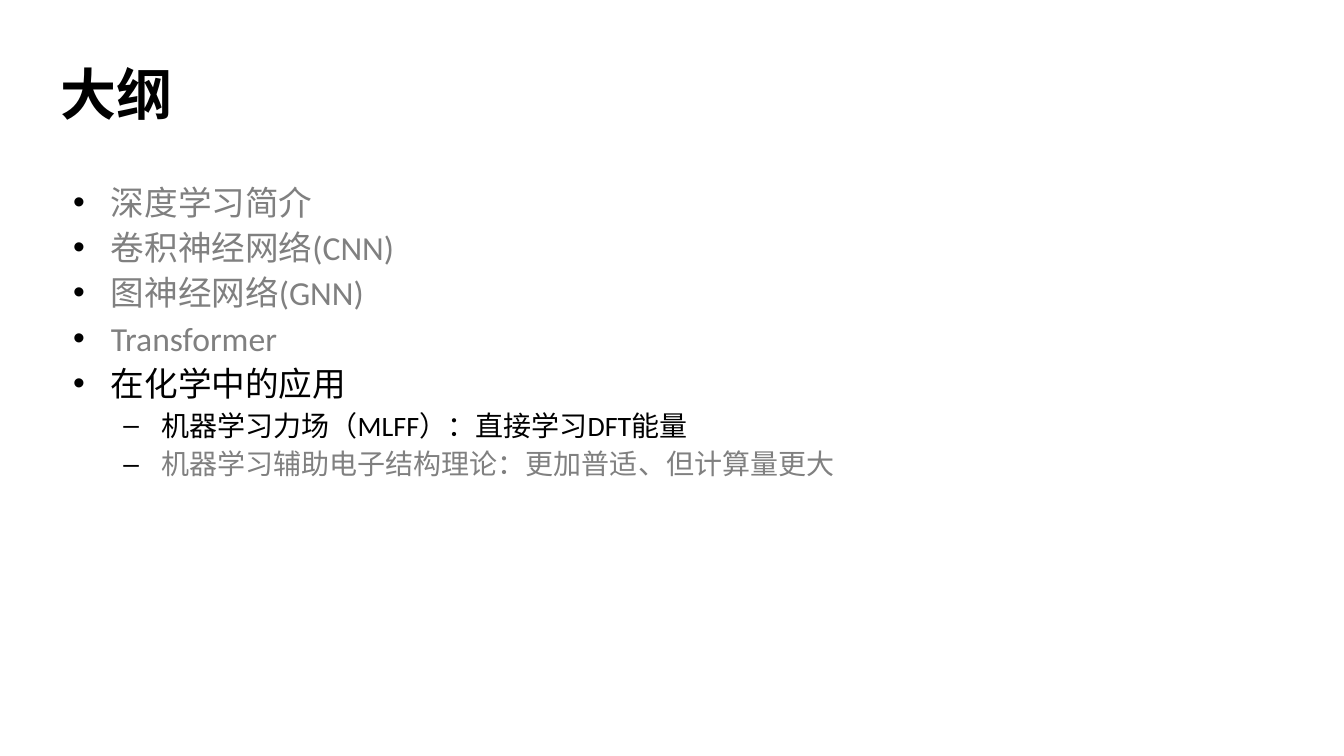
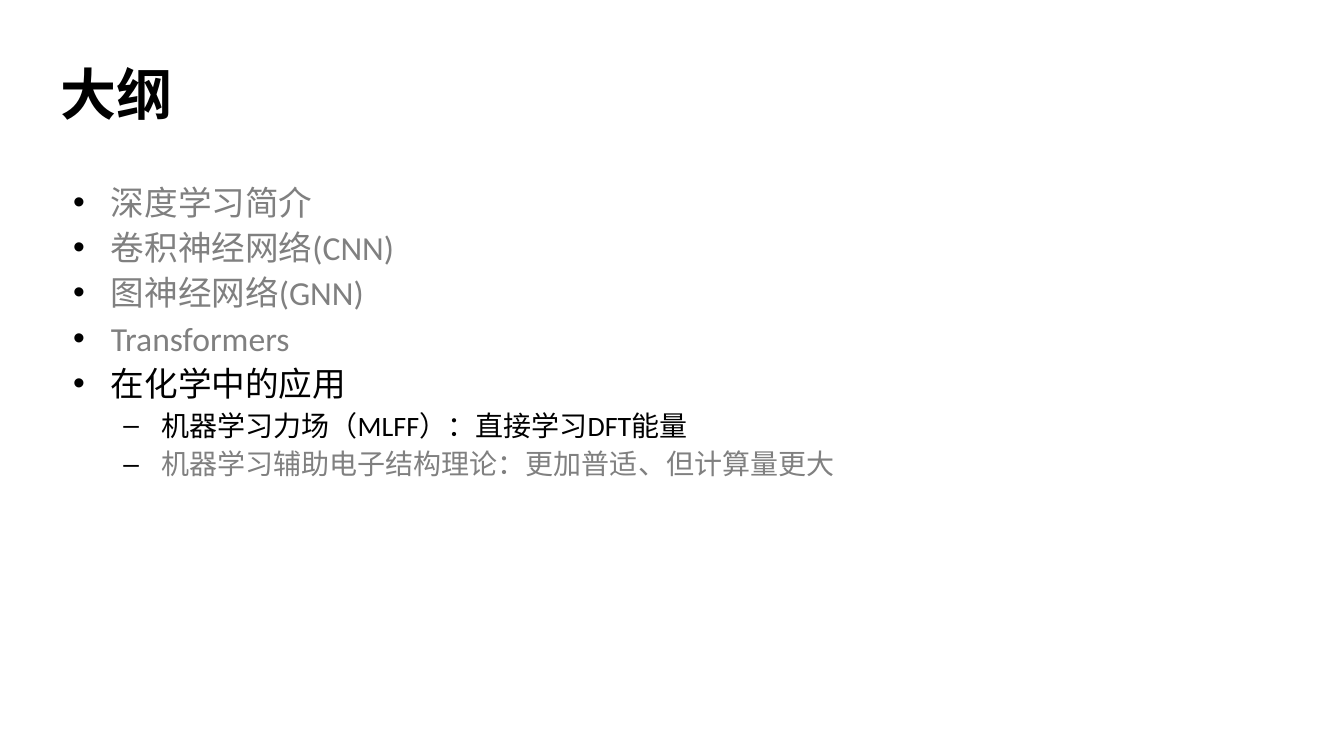
Before and after one commit to zhendongli2008/DeepLearning, a slide deck: slide 2 of 5 AI4Chemistry.pptx. Drawn at 1344x756 pixels with LibreOffice and Linux fonts; fonts in the diff are those of the drawing. Boxes give left, top, right and bottom in pixels: in the first picture for what was removed or moved away, otherwise in the second. Text is boxed around its words. In the diff, an @@ line names an element or a change of style, - is before the commit and + after.

```diff
--- a/5 AI4Chemistry.pptx
+++ b/5 AI4Chemistry.pptx
@@ text at (111,328,290,351): text changed @@
-• Transformer
+• Transformers
```
Also in this commit, not shown: 2 other files.
